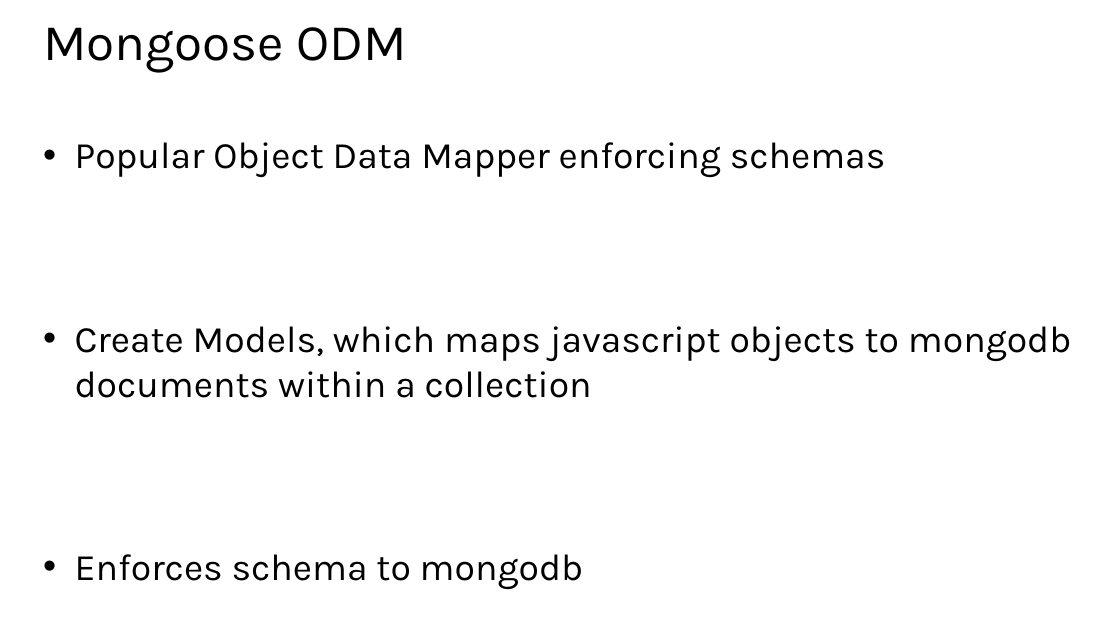
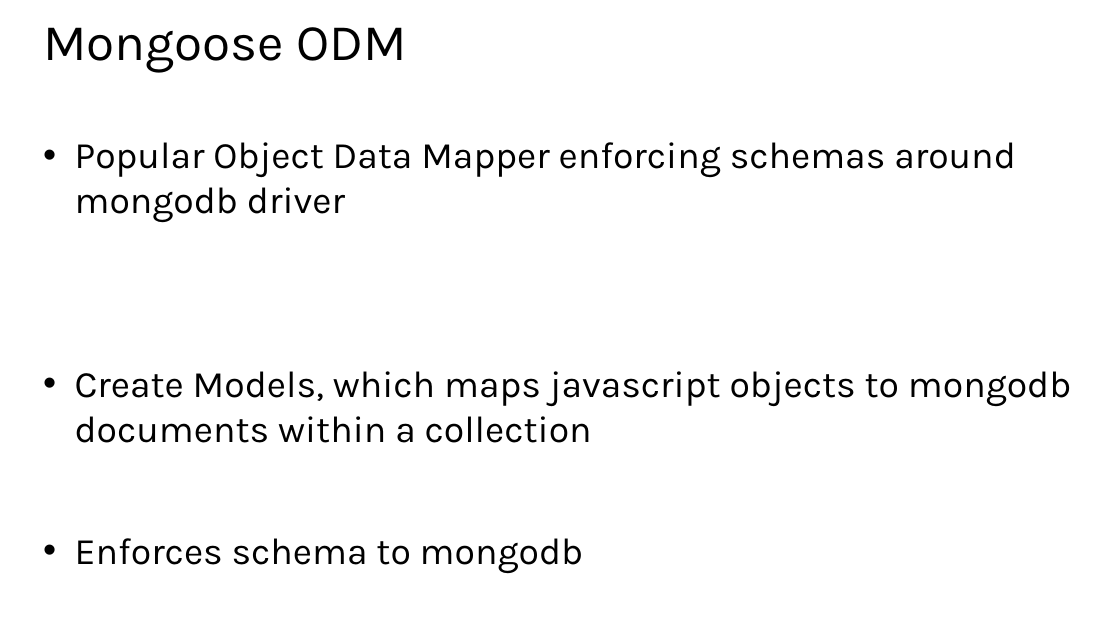
Before and after one commit to hwz/chirp, a slide deck: slide 11 of slides/module4.pptx. Drawn at 1120x630 pixels with LibreOffice and Linux fonts; fonts in the diff are those of the drawing. Boxes give left, top, right and bottom in pixels: in the first picture for what was removed or moved away, otherwise in the second. Text is boxed around its words. In the diff, an @@ line names an element or a change of style, - is before the commit and + after.

```diff
--- a/slides/module4.pptx
+++ b/slides/module4.pptx
@@ text at (x1=75, y1=142, x2=1016, y2=223): text changed @@
-• Popular Object Data Mapper enforcing schemas
+• Popular Object Data Mapper enforcing schemas around mongodb driver
```
Also in this commit, not shown: 5 other slides changed, 1 slide added, 2 slides removed, 2 other files.
